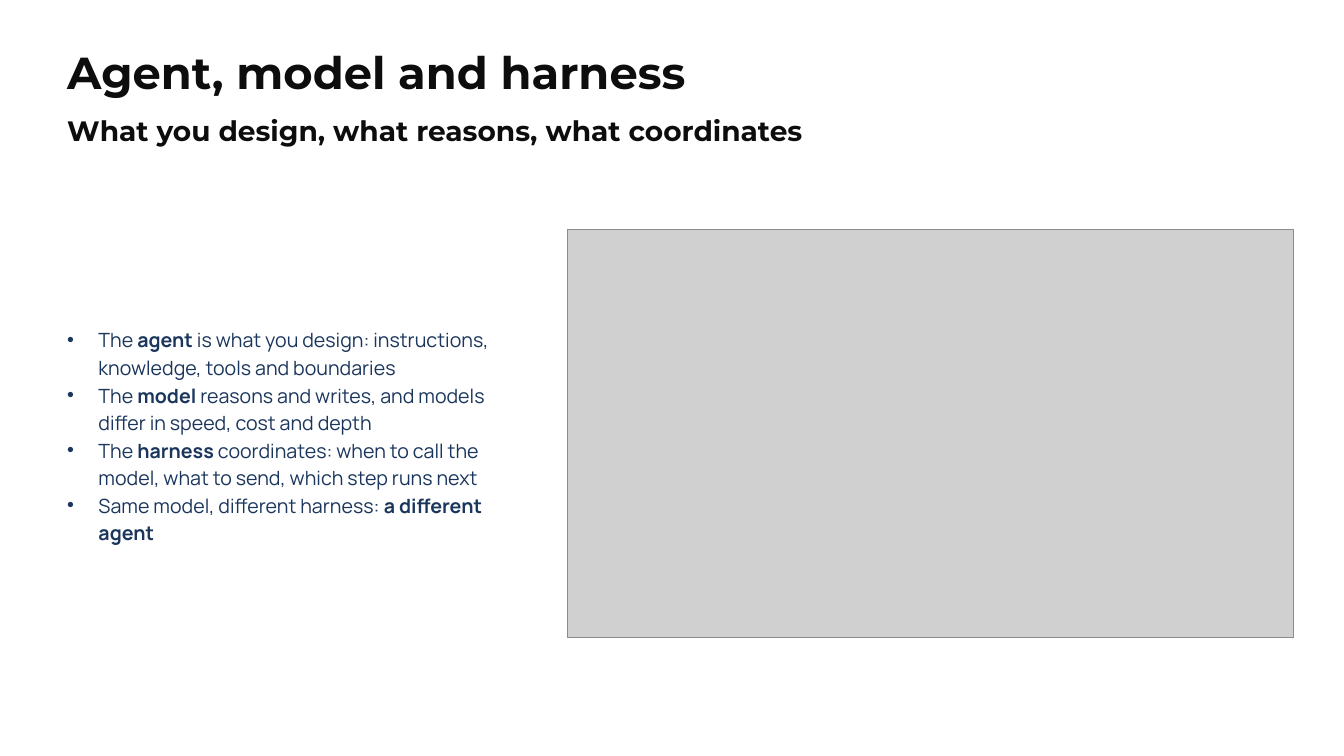
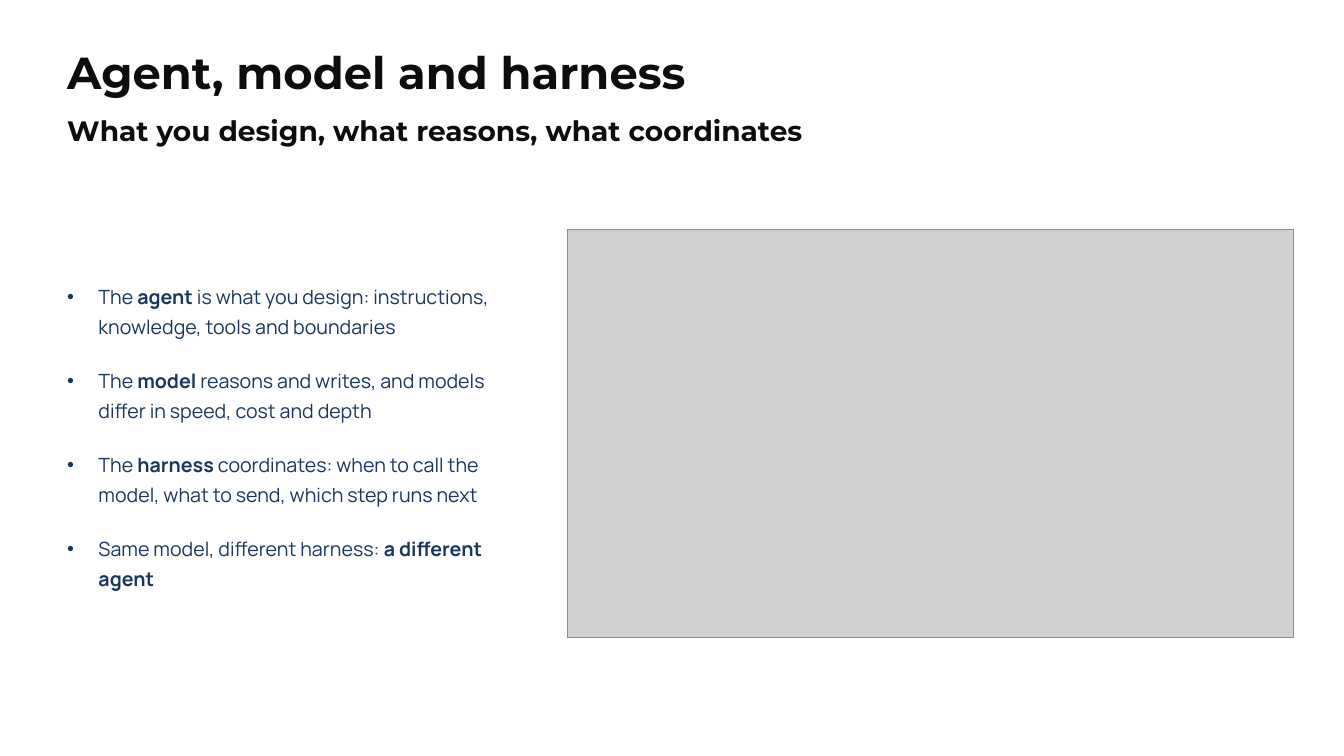
Before and after one commit to alexander-kastil/copilot-studio-agents, a slide deck: slide 13 of demos/01-intro/pptx/01-intro.pptx. Drawn at 1344x756 pixels with LibreOffice and Linux fonts; fonts in the diff are those of the drawing; grey boxes stand for pictures. Boxes give left, top, right and bottom in pixels: in the first picture for what was removed or moved away, otherwise in the second. Text is boxed around its words. In the diff, an @@ line names an element or a change of style, - is before the commit and + after.

```diff
--- a/demos/01-intro/pptx/01-intro.pptx
+++ b/demos/01-intro/pptx/01-intro.pptx
@@ text "The agent is what you ...": place and size @@
-text "The agent is what you ..." at [98, 332, 488, 545]
+text "The agent is what you ..." at [98, 289, 488, 591]
@@ text "The agent is what you ..." at [98, 289, 488, 591]: line spacing 1.17 to 1.25; more space between paragraphs @@
```
Also in this commit, not shown: 14 other slides changed, 39 other files.
